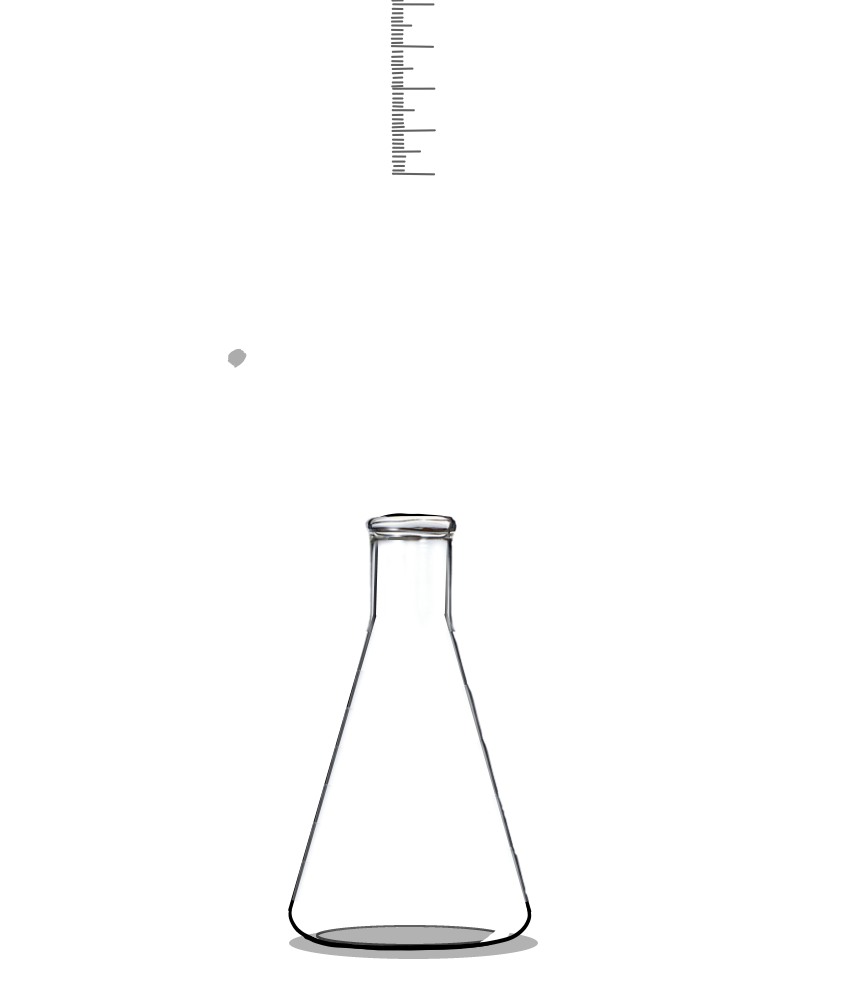
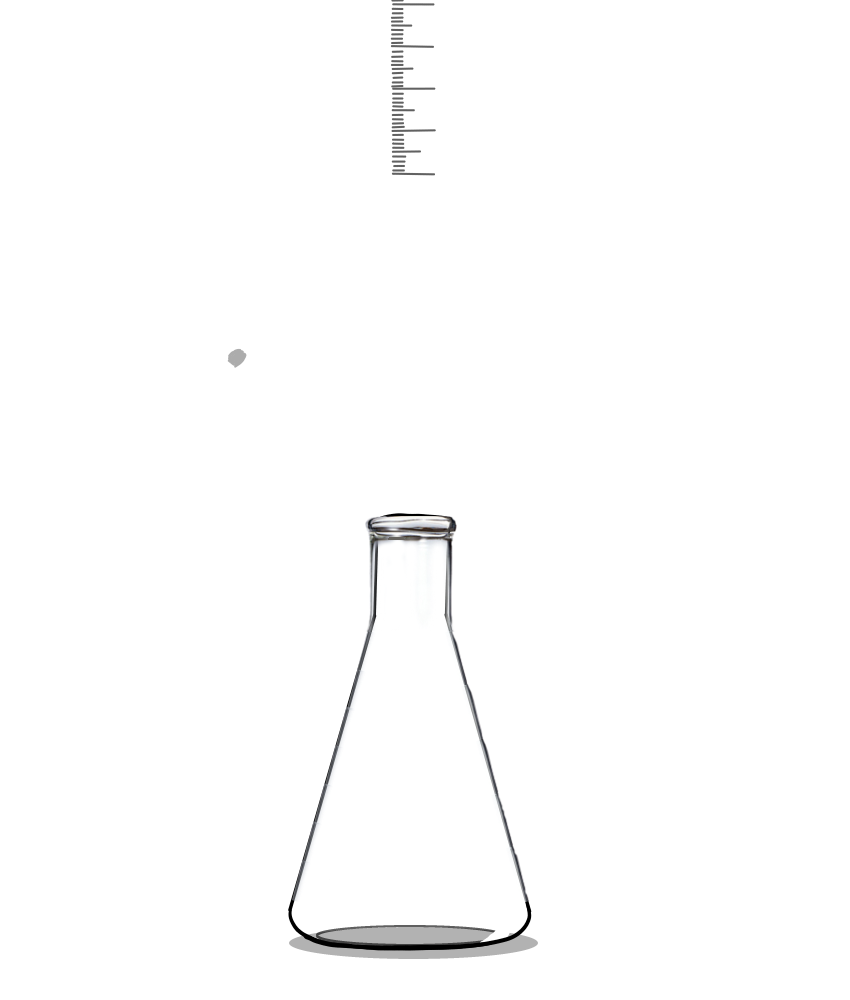
Layered file, before and after one edit (850 x 1000). Changes by layer:
painted on "flasktop" over [365, 617, 456, 632]
painted on "setup.png" over [365, 624, 458, 644]
